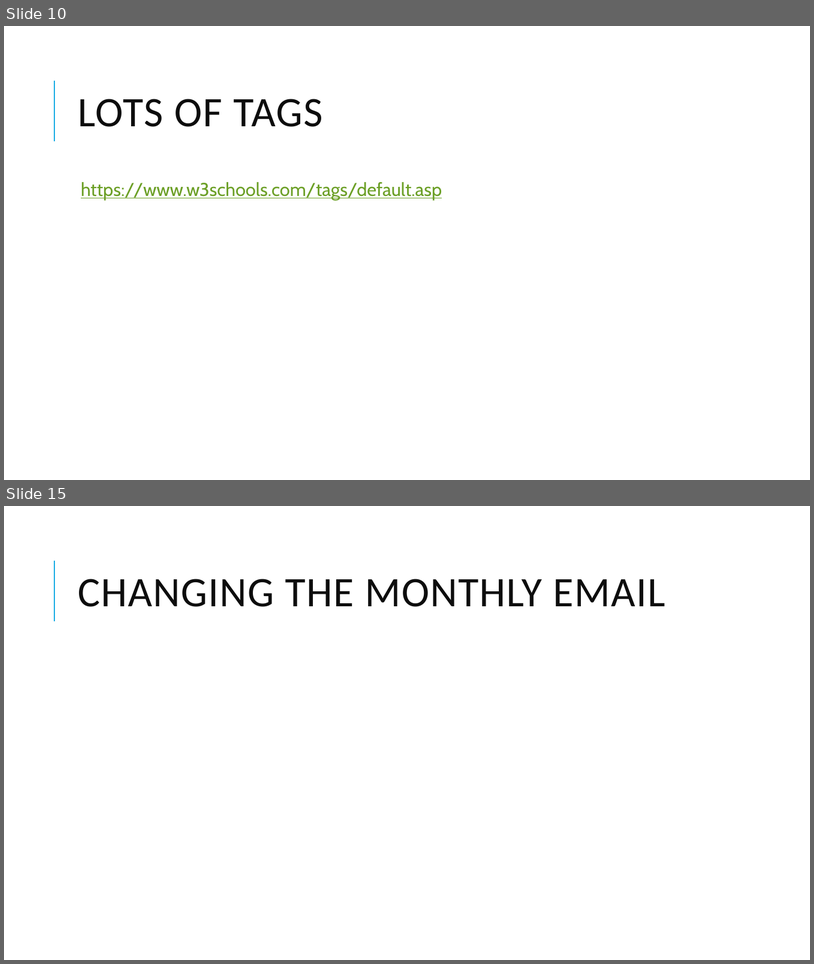
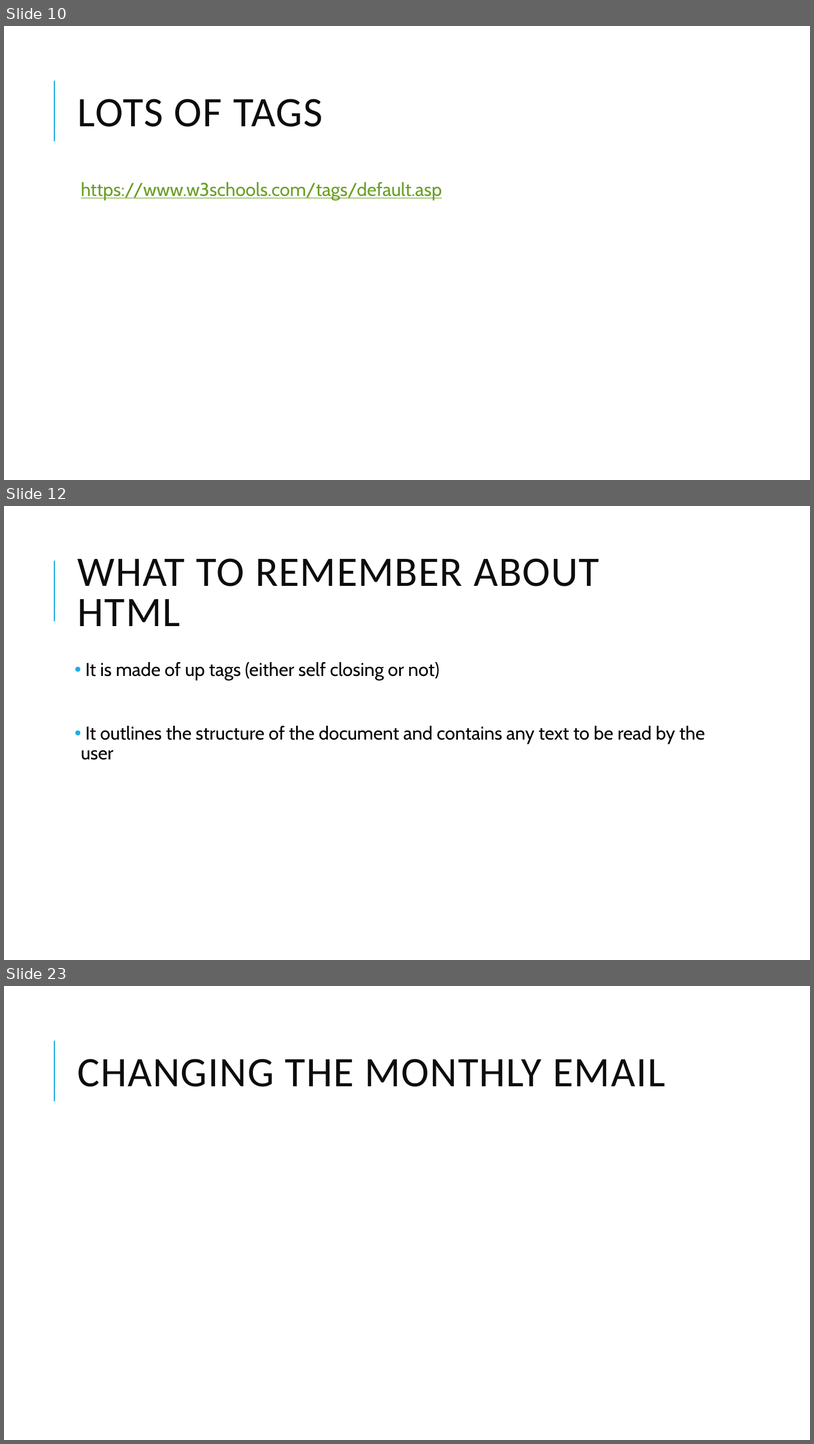
Before and after one commit to Will-Guthrie/HTML-Presentation, a slide deck: HTML and CSS.pptx. Shown one above the other, each under a label of ours: slides 10 and 15 before the commit, slides 10, 12 and 23 after it; the slides between them are not shown. The pictures are 814x964 and 814x1444 pixels, drawn with LibreOffice and Linux fonts; fonts in the diff are those of the drawing. Boxes give left, top, right and bottom in pixels: in the first picture for what was removed or moved away, otherwise in the second. Text is boxed around its words. In the diff, an @@ line names an element or a change of style, - is before the commit and + after.

```diff
--- a/HTML and CSS.pptx
+++ b/HTML and CSS.pptx
@@ slide 12 added at [4, 506, 810, 960], background #FFFFFF; not listed: 1 template element that a slide beside it also shows @@
@@ title added at [78, 558, 599, 626], 50 pt, text #0D0D0D @@
+WHAT TO REMEMBER ABOUT HTML
@@ text added at [81, 662, 705, 760], 22 pt, text #000000 @@
+• It is made of up tags (either self closing or not)
+• It outlines the structure of the document and contains any text to be read by the user
@@ what was slide 15 is now slide 23 @@
```
Also in this commit, not shown: 5 slides changed, 9 other slides added, 1 slide removed.
